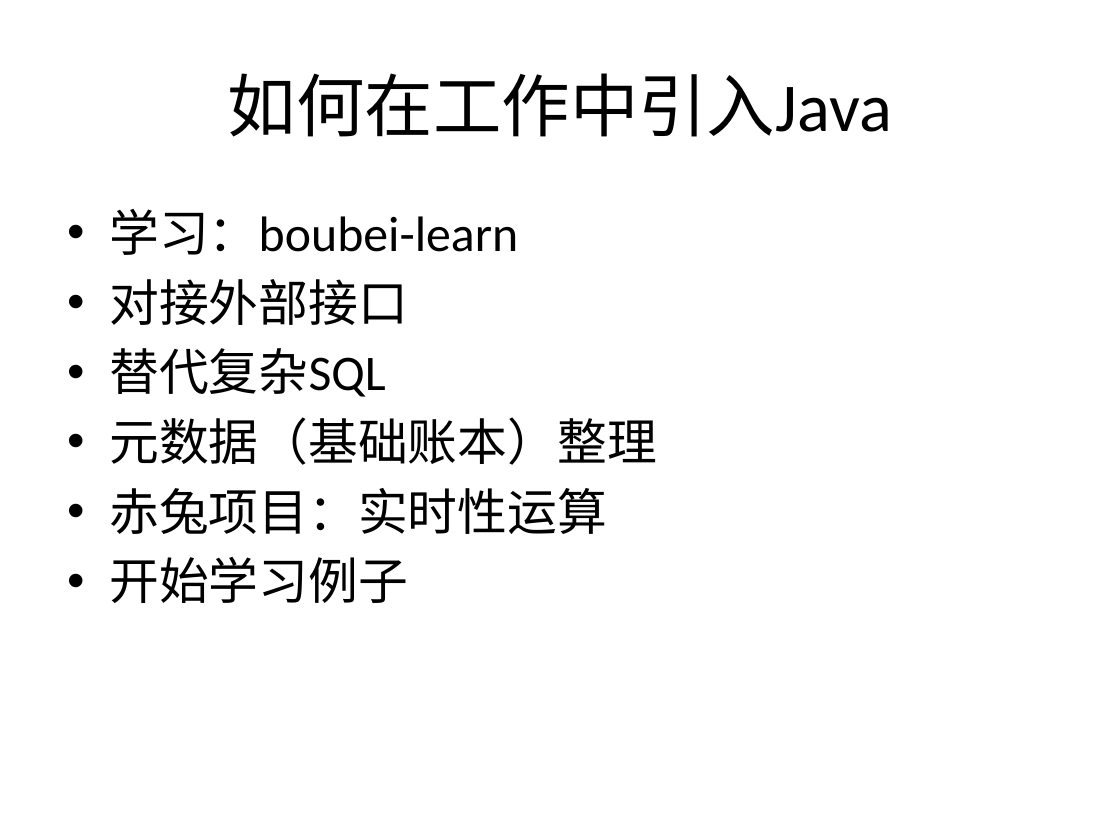
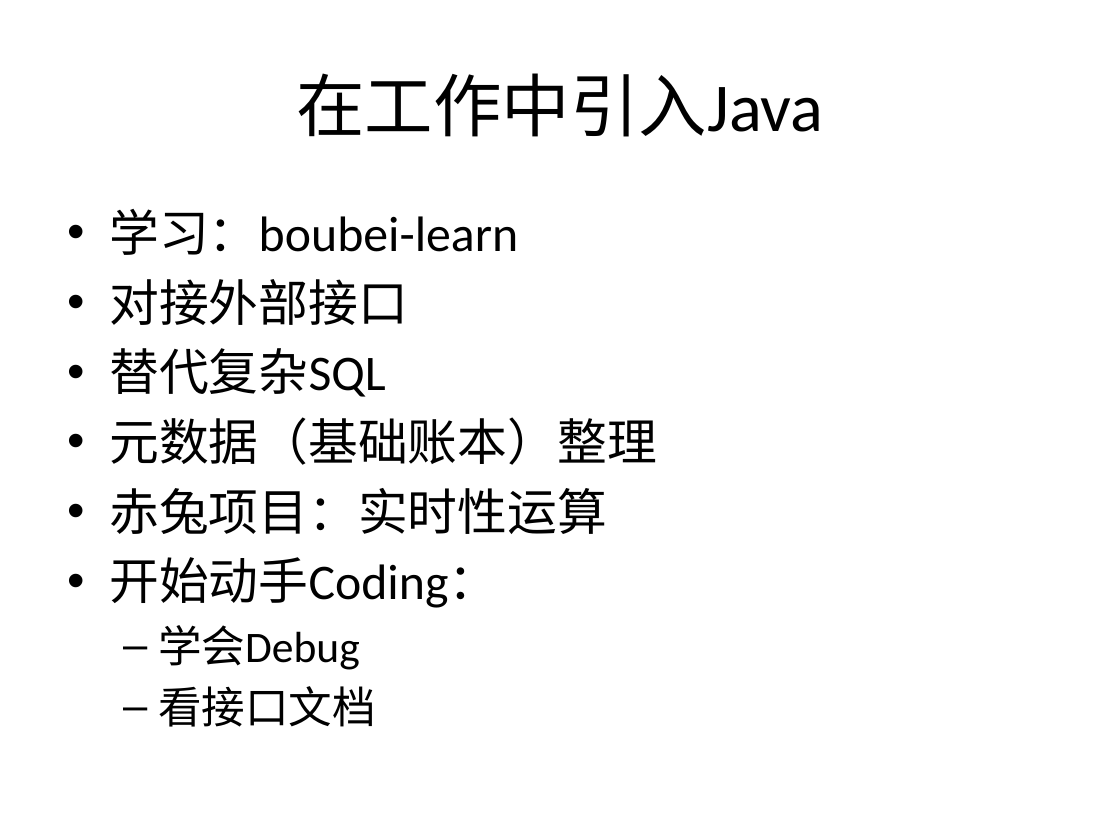
Before and after one commit to boubei-com/boubei-learn, a slide deck: slide 5 of doc/2.Java与数据挖掘.pptx. Drawn at 1120x840 pixels with LibreOffice and Linux fonts; fonts in the diff are those of the drawing. Boxes give left, top, right and bottom in pixels: in the first picture for what was removed or moved away, otherwise in the second. Text is boxed around its words. In the diff, an @@ line names an element or a change of style, - is before the commit and + after.

```diff
--- a/doc/2.Java与数据挖掘.pptx
+++ b/doc/2.Java与数据挖掘.pptx
@@ title at (296,73,823,137): text changed @@
-如何在工作中引入Java
+在工作中引入Java
@@ text at (109,557,498,727): text changed; size 32 to 28 pt @@
-• 开始学习例子
+• 开始动手Coding：
+  – 学会Debug
+  – 看接口文档
```
Also in this commit, not shown: 1 slide added, 6 other files.
